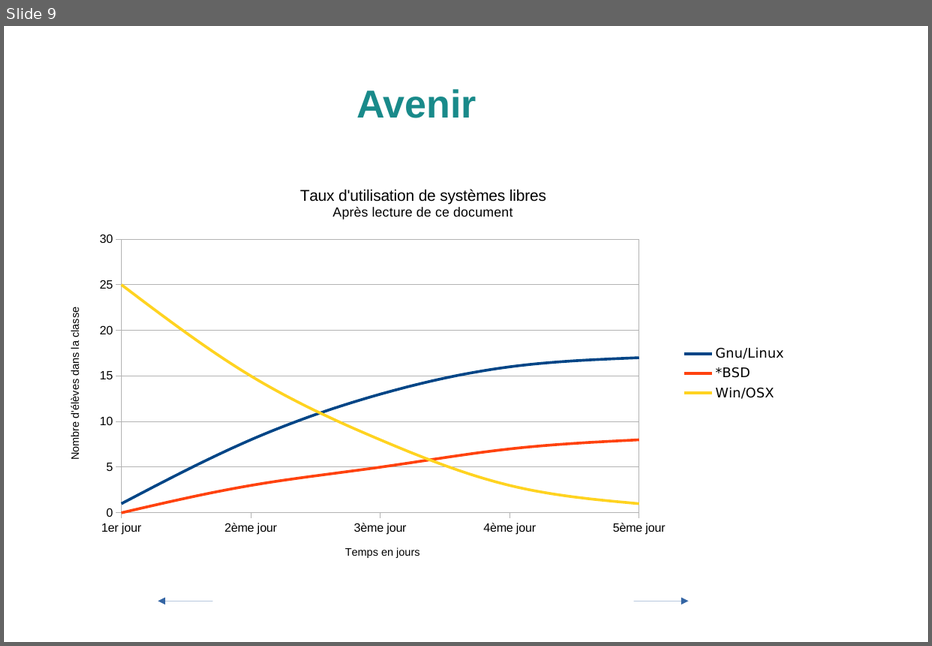
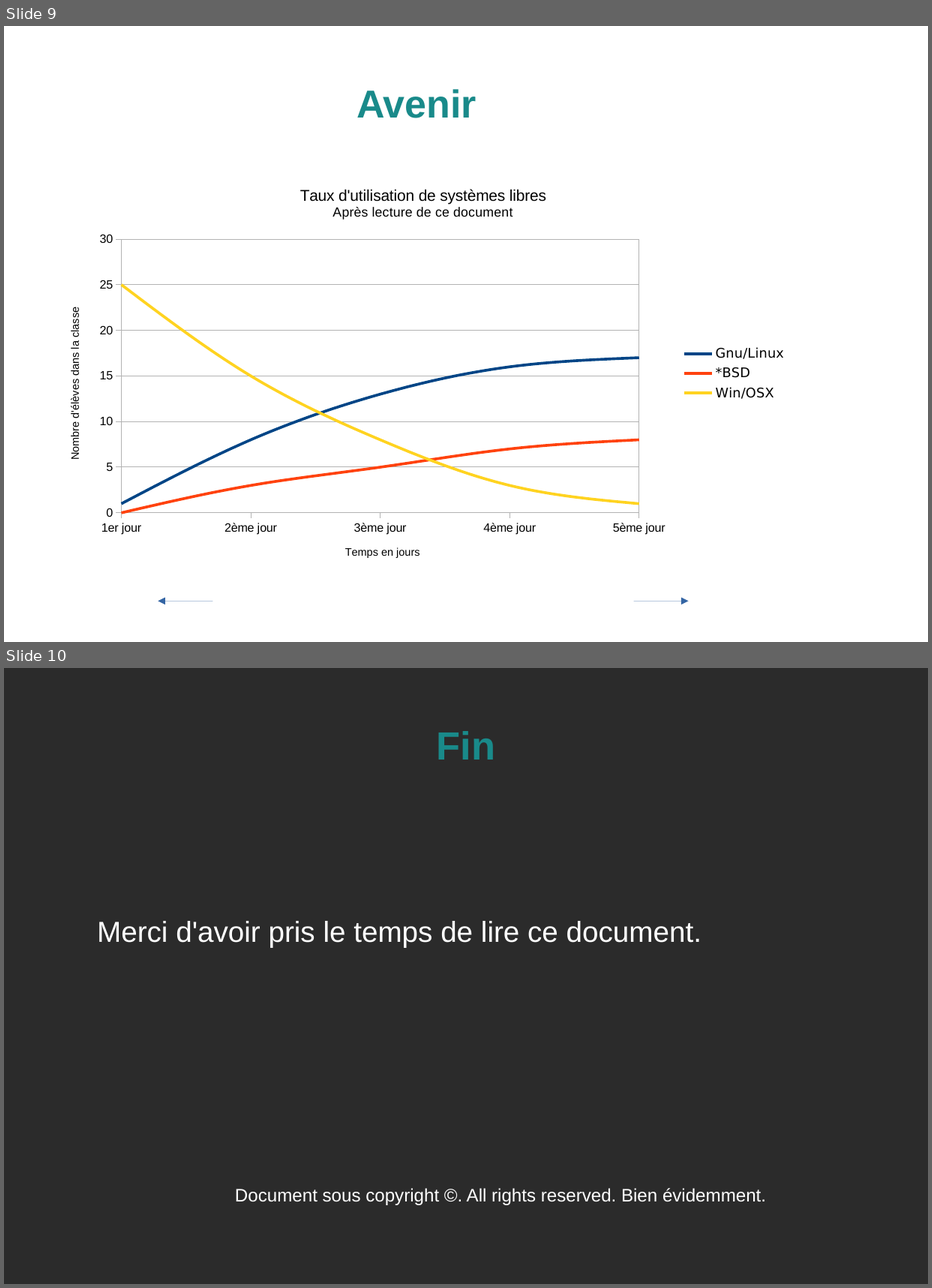
Before and after one commit to KaneRoot/public, a slide deck: licence_s4/com/diaporama_explicite_pas_complet.odp. Shown one above the other, each under a label of ours: slide 9 before the commit, slides 9 and 10 after it. The pictures are 932x646 and 932x1288 pixels, drawn with LibreOffice and Linux fonts; fonts in the diff are those of the drawing; background and template pictures are left out; a plain dark background stands for a picture behind light text. Boxes give left, top, right and bottom in pixels: in the first picture for what was removed or moved away, otherwise in the second. Text is boxed around its words. In the diff, an @@ line names an element or a change of style, - is before the commit and + after.

Commit message:
Dernière version en date du document

```diff
--- a/licence_s4/com/diaporama_explicite_pas_complet.odp
+++ b/licence_s4/com/diaporama_explicite_pas_complet.odp
@@ slide 10 added at [4, 668, 928, 1284], background picture (left out) @@
@@ title added at [437, 731, 496, 760], 32.6 pt, text #198A8A, bold @@
+Fin
@@ text added at [97, 921, 766, 1205], 15 pt, text #FFFFFF @@
+  Merci d'avoir pris le temps de lire ce document.
+    Document sous copyright ©. All rights reserved. Bien évidemment.
```
Also in this commit, not shown: 4 slides changed.
